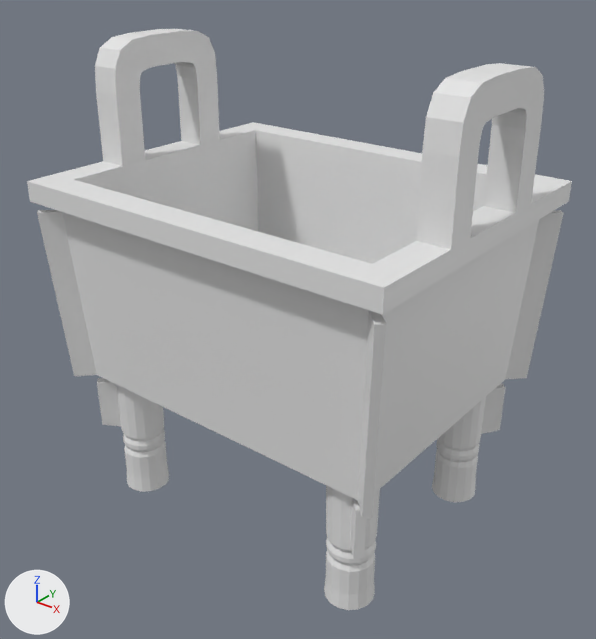
Two versions of the FBX model Assets/00_NewTest/00_Models/Tripod.fbx, one commit apart.
Both versions are drawn from a 50 mm lens placed at (10.05, -6.99, 9.15), pointed at (2.6, 2.33, 3.38). Lighting does not change. The marker at lower left points along +X, +Y and +Z. Where no turn or scale is listed for an object, it has been applied to the vertices.

Names of what the first picture shows: 'Tripod'.
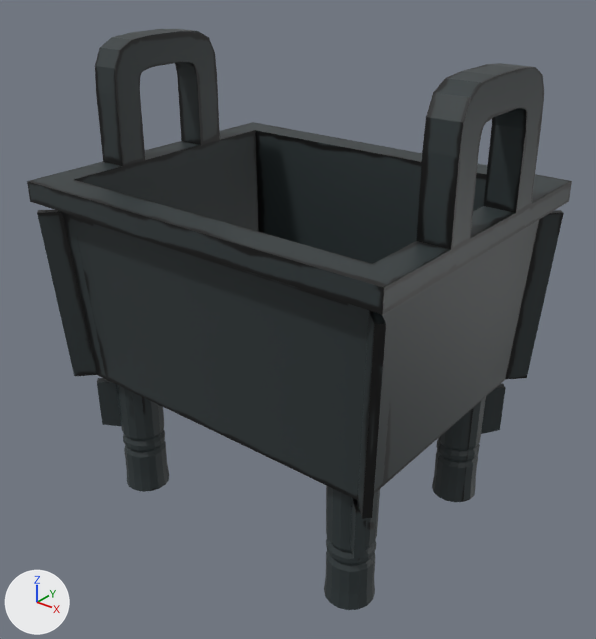
Location of each change, (x1, y1, x2, y2) in pixels of the pictures (596 x 639 px):
'Tripod', surface changed (grey to black)
    both: (27, 29, 572, 610)

Patch to the scene script:
```diff
--- a/Assets/00_NewTest/00_Models/Tripod.fbx.py
+++ b/Assets/00_NewTest/00_Models/Tripod.fbx.py
@@ img_tex_tripod_png @@
+img_tex_tripod_png = load_image('Tex_Tripod.png', 'Materials/Textures/Tex_Tripod.png', 1024, 1024, 'sRGB')
@@ mat_mat_tripod @@
 mat_mat_tripod = principled_material('Mat_Tripod')
-mat_mat_tripod.base_color = (0.8, 0.8, 0.8)  # white #e7e7e7
+mat_mat_tripod.texture = img_tex_tripod_png  # with its transparency
```
